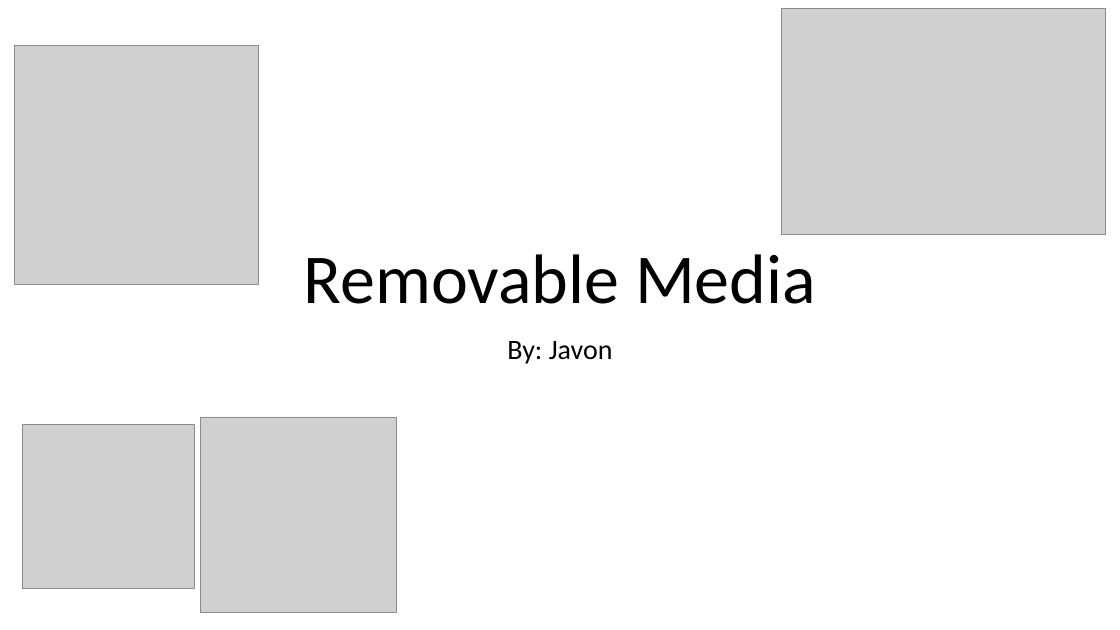
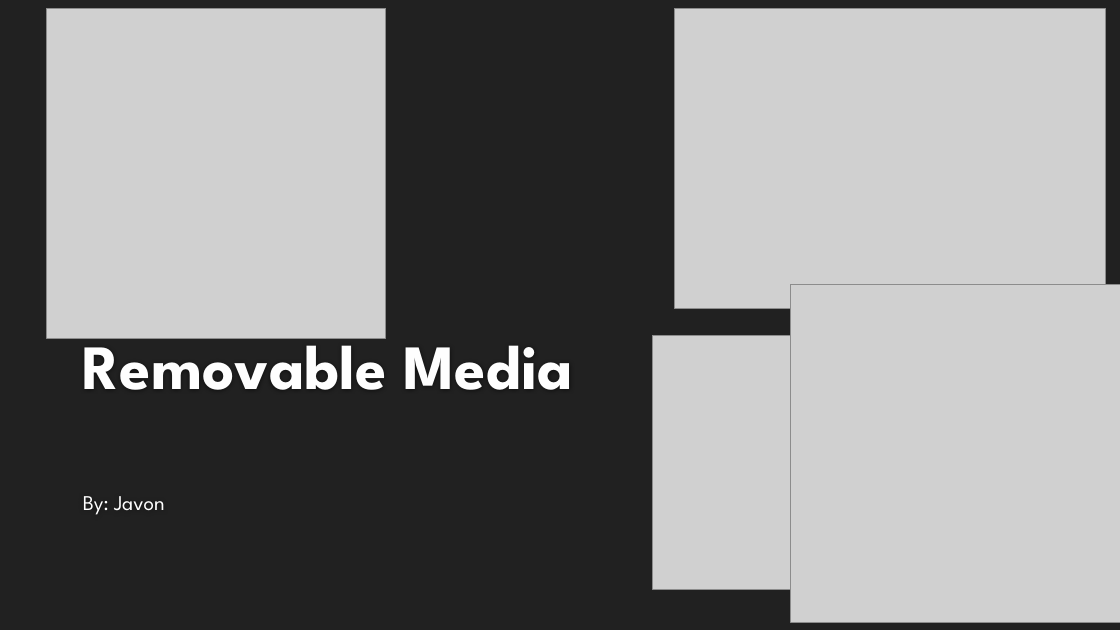
Before and after one commit to jmclean15/ICS3U0-SW, a slide deck: slide 1 of Model A work/Model.A4 Removable Media.pptx. Drawn at 1120x630 pixels with LibreOffice and Linux fonts; fonts in the diff are those of the drawing; grey boxes stand for pictures; background and template pictures are left out. Boxes give left, top, right and bottom in pixels: in the first picture for what was removed or moved away, otherwise in the second. Text is boxed around its words. In the diff, an @@ line names an element or a change of style, - is before the commit and + after.

```diff
--- a/Model A work/Model.A4 Removable Media.pptx
+++ b/Model A work/Model.A4 Removable Media.pptx
@@ background #FFFFFF to #212121 @@
@@ picture: place and size @@
-picture at <box>14,45,259,284</box>
+picture at <box>47,8,386,339</box>
@@ picture: place and size @@
-picture at <box>781,8,1106,234</box>
+picture at <box>675,8,1106,308</box>
@@ title "Removable Media": place and size @@
-title "Removable Media" at <box>304,254,816,304</box>
+title "Removable Media" at <box>83,326,573,390</box>
@@ title "Removable Media" at <box>83,326,573,390</box>: size 60 to 54 pt, font Calibri to League Spartan, text colour #000000 to #FEFEFE, bold on; alignment centre to left; line spacing 0.9 to 1 @@
@@ picture: place and size @@
-picture at <box>201,417,397,613</box>
+picture at <box>791,284,1120,623</box>
@@ picture: place and size @@
-picture at <box>22,424,195,589</box>
+picture at <box>653,335,919,589</box>
@@ subtitle "By: Javon": place and size @@
-subtitle "By: Javon" at <box>507,341,613,364</box>
+subtitle "By: Javon" at <box>83,496,165,515</box>
@@ subtitle "By: Javon" at <box>83,496,165,515</box>: size 24 to 18 pt, font Calibri to League Spartan, text colour #000000 to #FFFFFF; alignment centre to left; line spacing 0.9 to 1 @@
```
Also in this commit, not shown: 3 other slides changed, 3 slides added, 1 slide removed.
